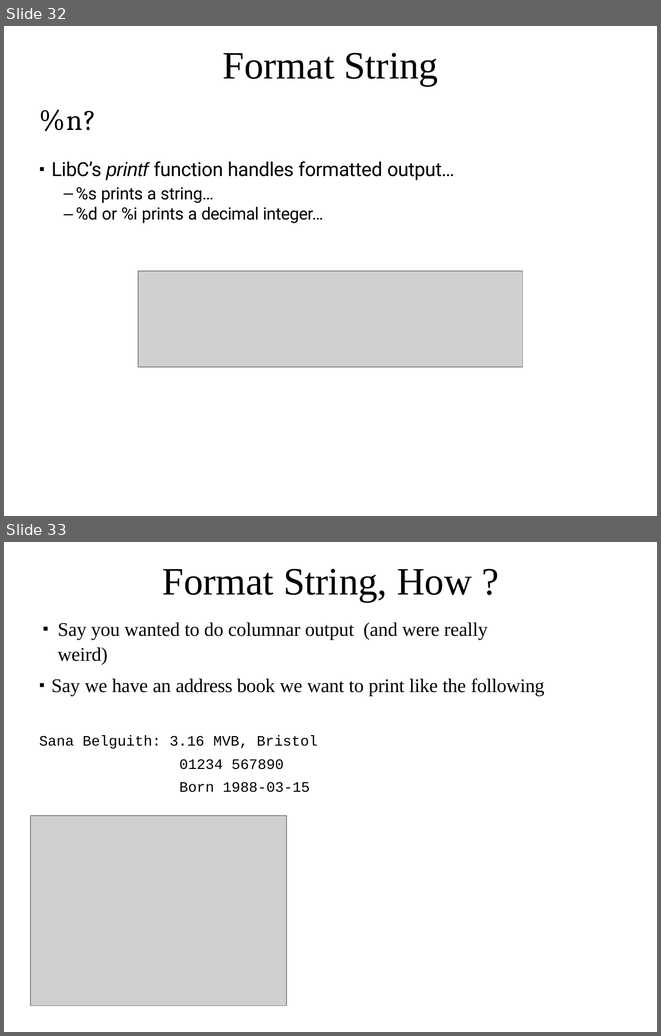
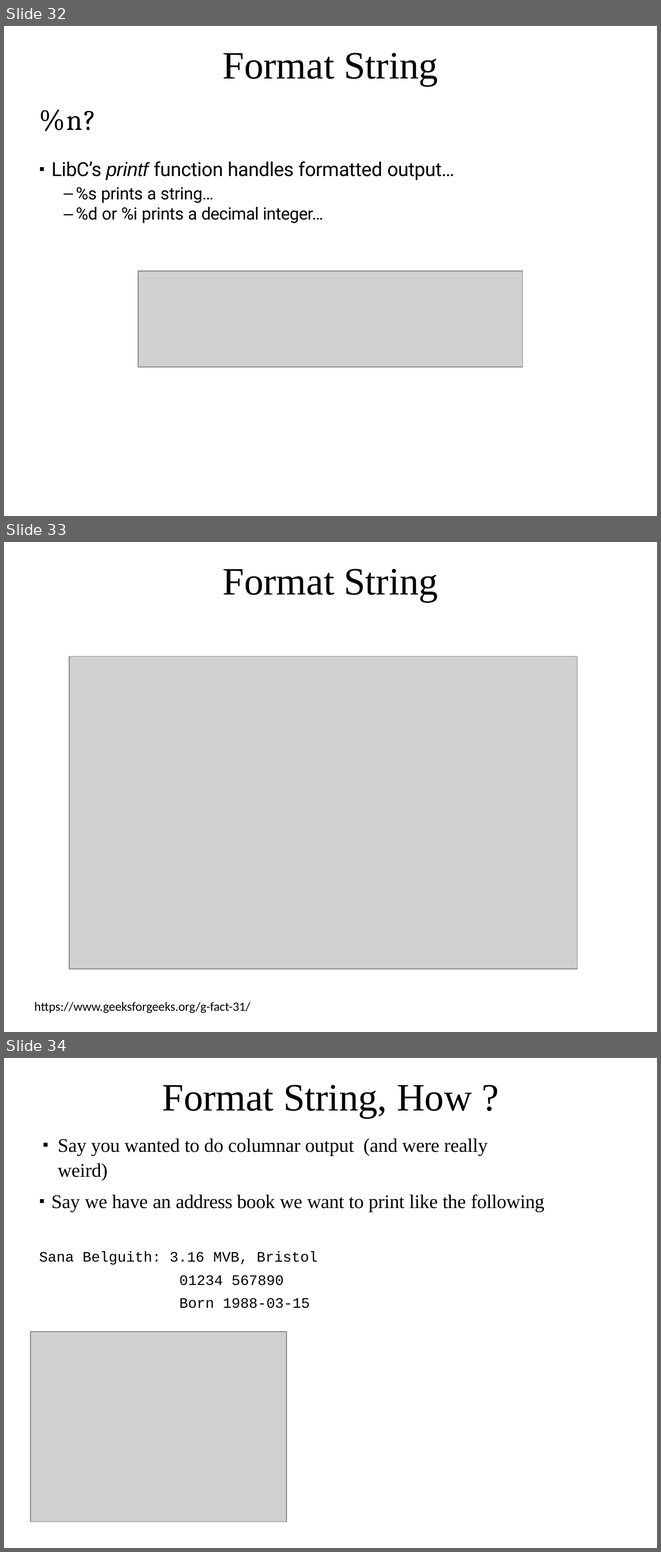
Before and after one commit to cs-uob/COMS20012, a slide deck: docs/slides/Intro to Software Security.pptx. Shown one above the other, each under a label of ours: slides 32 and 33 before the commit, slides 32, 33 and 34 after it. The pictures are 661x1036 and 661x1552 pixels, drawn with LibreOffice and Linux fonts; fonts in the diff are those of the drawing; grey boxes stand for pictures. Boxes give left, top, right and bottom in pixels: in the first picture for what was removed or moved away, otherwise in the second. Text is boxed around its words. In the diff, an @@ line names an element or a change of style, - is before the commit and + after.

```diff
--- a/docs/slides/Intro to Software Security.pptx
+++ b/docs/slides/Intro to Software Security.pptx
@@ slide 33 added at (4, 542, 657, 1032), background #FFFFFF @@
@@ text added at (223, 568, 438, 602), 32 pt, text #000000 @@
+Format String
@@ picture added at (69, 656, 577, 969) @@
@@ text added at (34, 1002, 250, 1013), 10.5 pt, text #000000 @@
+https://www.geeksforgeeks.org/g-fact-31/
@@ what was slide 33 is now slide 34 @@
```
Also in this commit, not shown: 4 slides changed.
